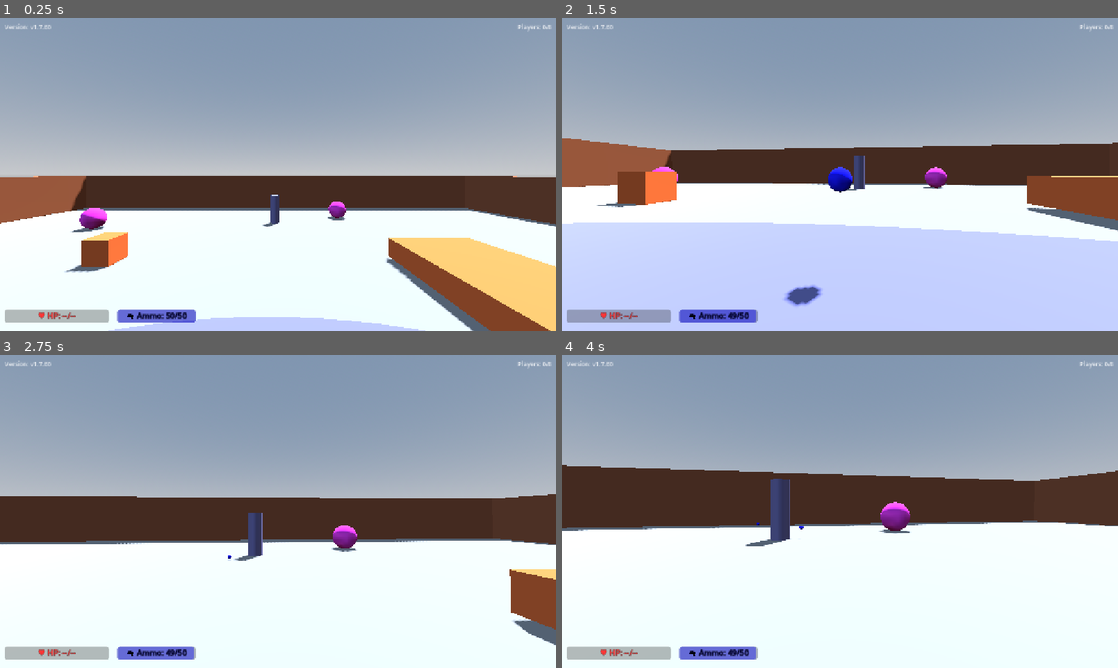
Above: before the commit, frames 1-4 (two rows, left to right).
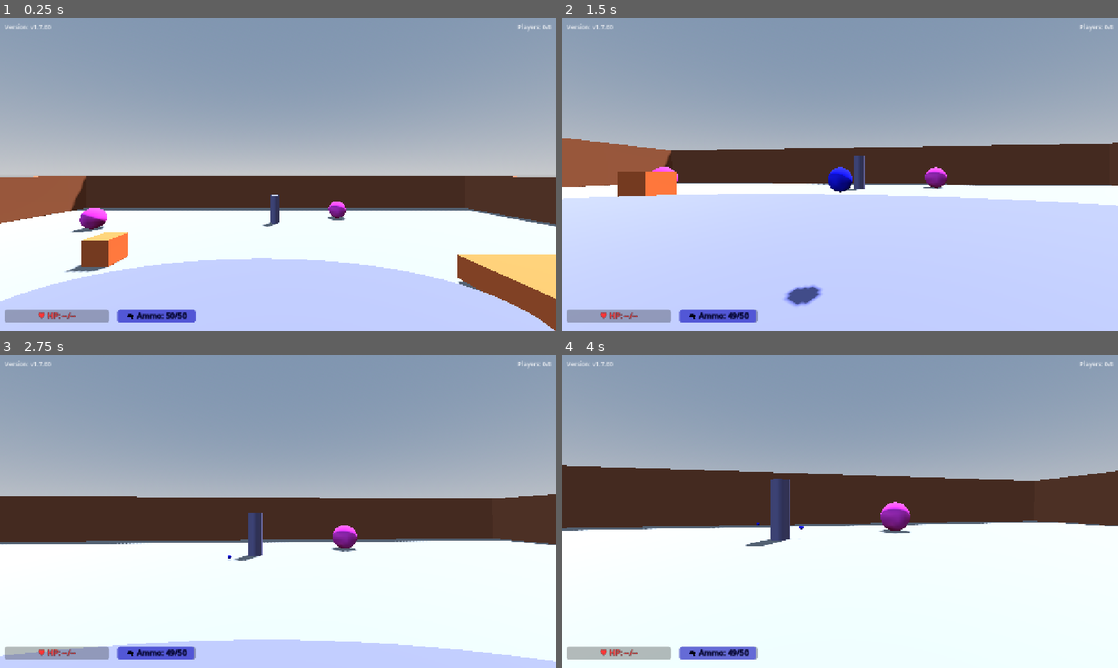
Above: after the commit, the same moments.

Repository: shikiuku/SimpleFPS
Game: Godot game, scene res://scenes/TestLevel.tscn
The game is run twice, just before and just after one commit, with the same random seed, the same clock (stepped at 60 frames per second) and the same inputs. This scene is started directly instead of the project's main scene.
Inputs (mouse positions are in pixels of both pictures, inside the frame that each line leads up to):
- Up to frame 1 (0.25 s): no input
- Up to frame 2 (1.5 s): move the mouse to (867, 174) at 0.52 s; hold Shift (run) 0.53-1.28 s; hold W (move_forward) from 0.53 s (still down); tap Space (jump) at 0.77 s; move the mouse to (812, 174) at 1.27 s; click (812, 174) at 1.35 s
- Up to frame 3 (2.75 s): keep holding W (move_forward); tap Space (jump) at 1.52 s; move the mouse to (289, 505) at 2.02 s; hold Shift (run) from 2.03 s (still down)
- Up to frame 4 (4 s): keep holding W (move_forward); move the mouse to (834, 517) at 2.77 s; release Shift (run) at 2.78 s; click (834, 517) at 2.85 s; tap Space (jump) at 3.02, 3.77 s; move the mouse to (878, 514) at 3.52 s; hold Shift (run) from 3.53 s (still down)

The runs differ from the first frame. In frame 1, 19% of the frame differs, in the area x 0-100%, y 70-100%; in frame 2, 11%; in frame 3, 8.0%; in frame 4, nothing differs.

Commit message:
v1.7.60: モバイル版地面色問題修正（ライト調整）

Diff:
--- a/scenes/TestLevel.tscn
+++ b/scenes/TestLevel.tscn
@@ -163,7 +163,7 @@
 shape = SubResource("CylinderShape3D_pillar")
 
 [node name="MeshInstance3D" type="MeshInstance3D" parent="CenterTower"]
-transform = Transform3D(18.4945, 0, 0, 0, 0.698987, 0, 0, 0, 8.63522, 0, -3.87935, 0)
+transform = Transform3D(18.4945, 0, 0, 0, 0.698987, 0, 0, 0, 8.63522, -1.10517, -3.87935, -9.19421)
 mesh = SubResource("CylinderMesh_pillar")
 surface_material_override/0 = SubResource("StandardMaterial3D_pillar")
 
@@ -190,6 +190,7 @@
 shape = SubResource("BoxShape3D_box")
 
 [node name="MeshInstance3D" type="MeshInstance3D" parent="Box2"]
+transform = Transform3D(1, 0, 0, 0, 1, 0, 0, 0, 1, 1.16441, 0, 0.708175)
 mesh = SubResource("BoxMesh_box")
 surface_material_override/0 = SubResource("StandardMaterial3D_box")
 
Not shown, changed: web-build/index.html
Not shown, changed: web-build/index.pck
